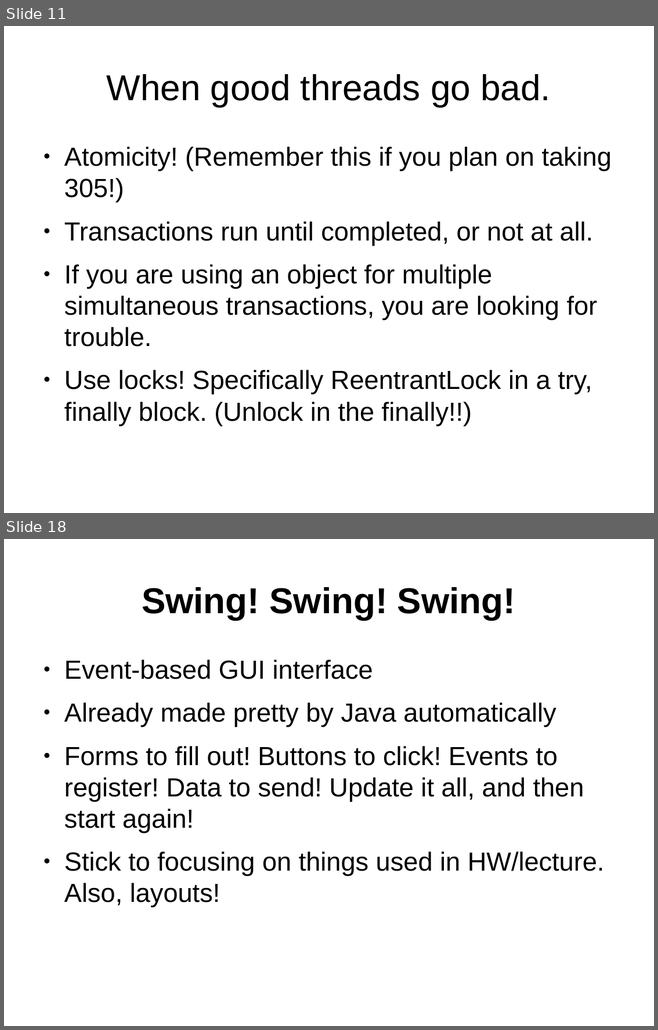
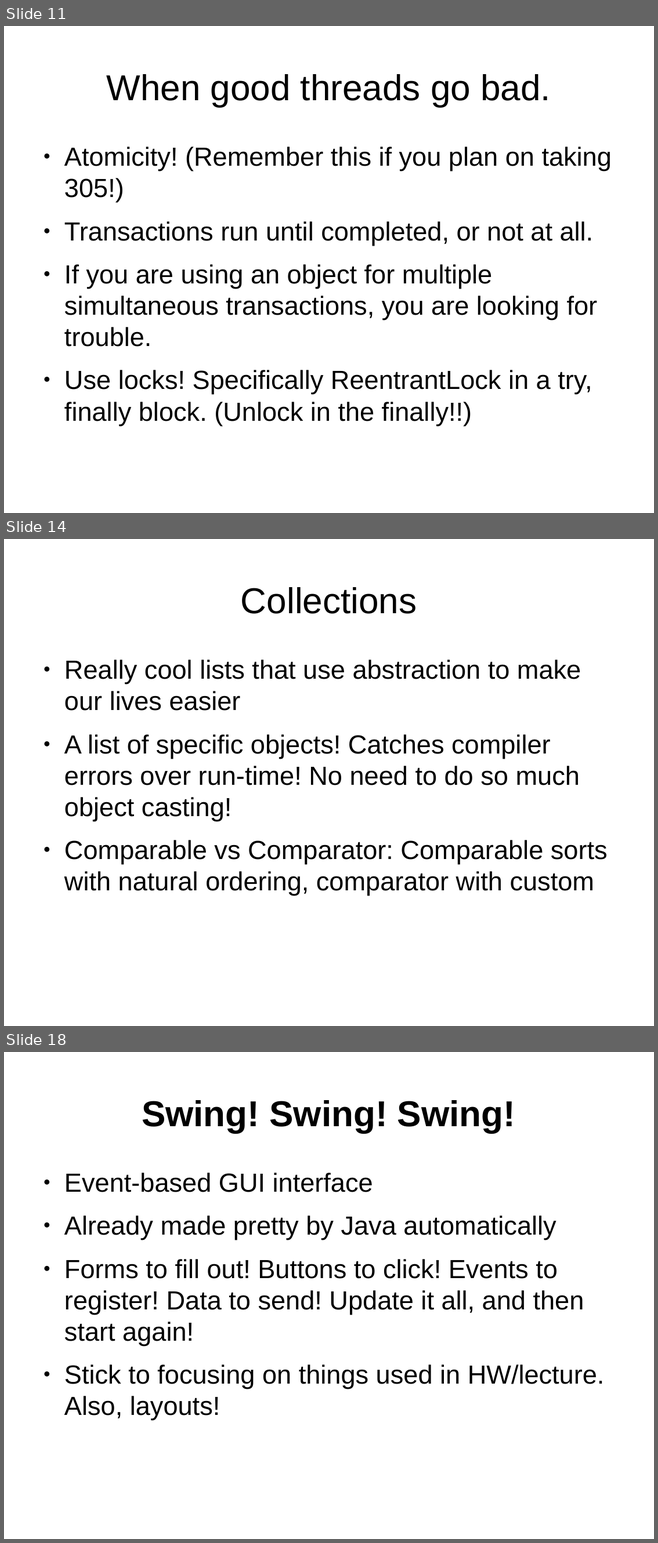
Before and after one commit to yv444/cse219-review, a slide deck: midterm_review.odp. Shown one above the other, each under a label of ours: slides 11 and 18 before the commit, slides 11, 14 and 18 after it; the slides between them are not shown. The pictures are 658x1030 and 658x1543 pixels, drawn with LibreOffice and Linux fonts; fonts in the diff are those of the drawing. Boxes give left, top, right and bottom in pixels: in the first picture for what was removed or moved away, otherwise in the second. Text is boxed around its words. In the diff, an @@ line names an element or a change of style, - is before the commit and + after.

```diff
--- a/midterm_review.odp
+++ b/midterm_review.odp
@@ slide 14 added at (x1=4, y1=539, x2=654, y2=1026), background #FFFFFF @@
@@ title added at (x1=241, y1=587, x2=416, y2=614), 44 pt, text #000000 @@
+Collections
@@ text added at (x1=64, y1=660, x2=607, y2=896), 32 pt, text #000000 @@
+● Really cool lists that use abstraction to make our lives easier
+● A list of specific objects! Catches compiler errors over run-time! No need to do so much object casting!
+● Comparable vs Comparator: Comparable sorts with natural ordering, comparator with custom
```
Also in this commit, not shown: 9 slides changed, 2 other slides added, 3 slides removed, 1 other file.
